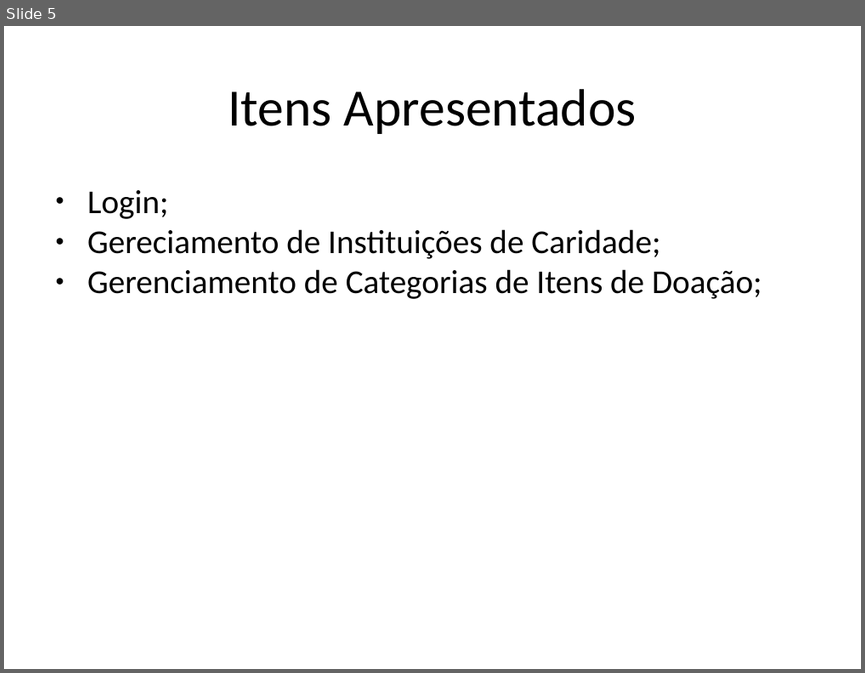
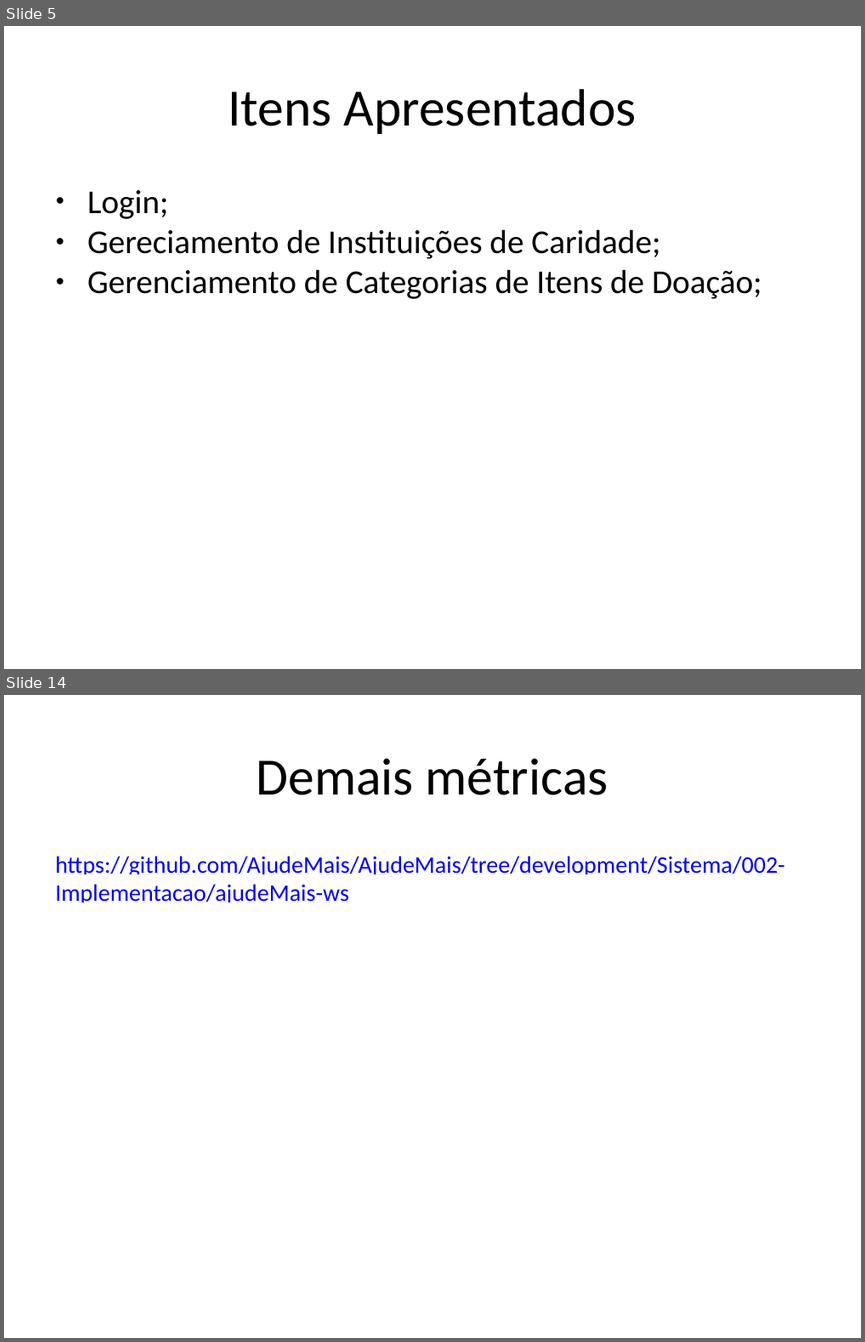
Before and after one commit to AjudeMais/ajudeMais-Projeto, a slide deck: Projeto-AjudeMais/002-Acompanhamento/Iteracao-01/ADR - apresentacao de resultados-IT01.pptx. Shown one above the other, each under a label of ours: slide 5 before the commit, slides 5 and 14 after it; the slides between them are not shown. The pictures are 865x673 and 865x1342 pixels, drawn with LibreOffice and Linux fonts; fonts in the diff are those of the drawing. Boxes give left, top, right and bottom in pixels: in the first picture for what was removed or moved away, otherwise in the second. Text is boxed around its words. In the diff, an @@ line names an element or a change of style, - is before the commit and + after.

```diff
--- a/Projeto-AjudeMais/002-Acompanhamento/Iteracao-01/ADR - apresentacao de resultados-IT01.pptx
+++ b/Projeto-AjudeMais/002-Acompanhamento/Iteracao-01/ADR - apresentacao de resultados-IT01.pptx
@@ slide 14 added at (4,695,861,1338), background #FFFFFF @@
@@ text added at (256,758,608,795), 44 pt, text #000000 @@
+Demais métricas
@@ text added at (55,856,785,902), 20 pt, text #0000FF, underline @@
+https://github.com/AjudeMais/AjudeMais/tree/development/Sistema/002-Implementacao/ajudeMais-ws
```
Also in this commit, not shown: 3 slides changed, 8 other slides added, 1 slide removed, 2 other files.
